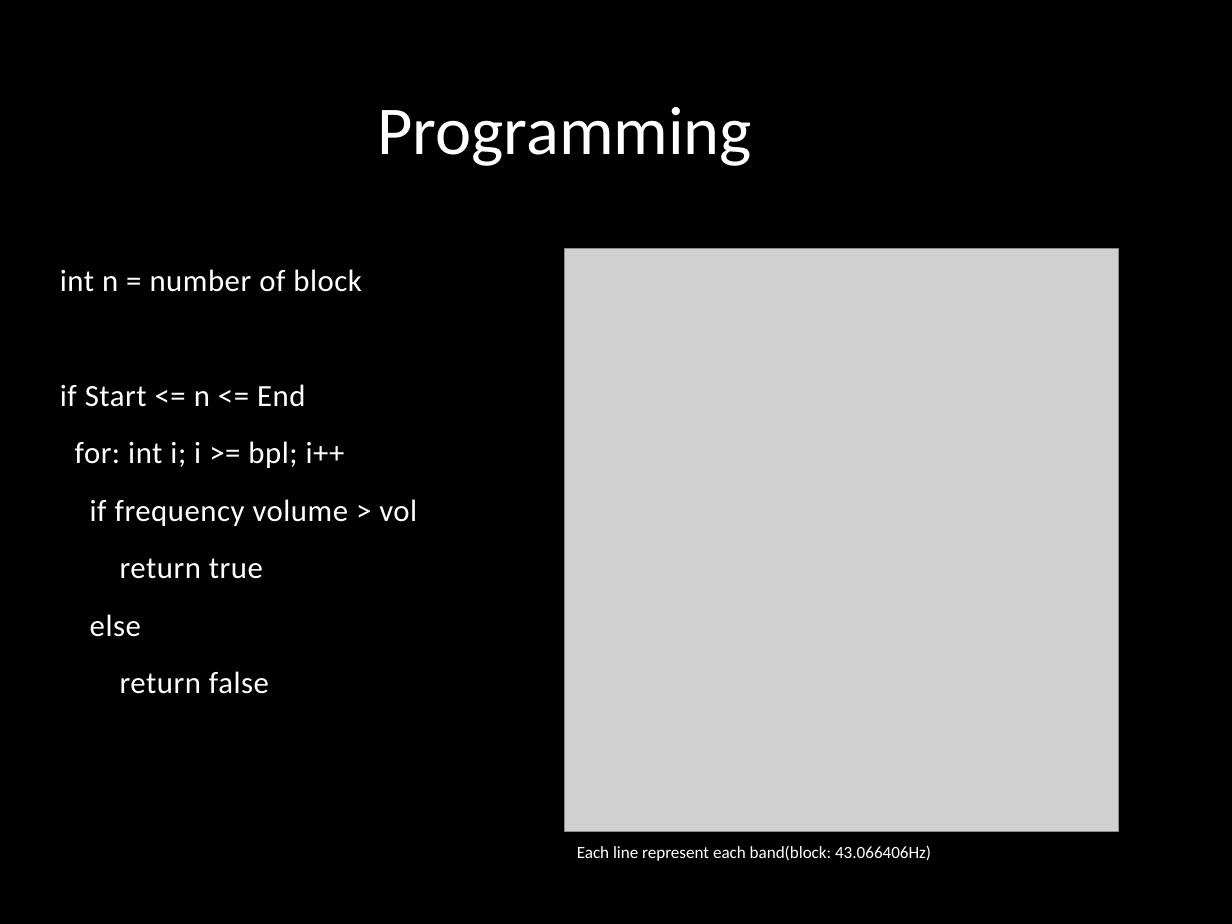
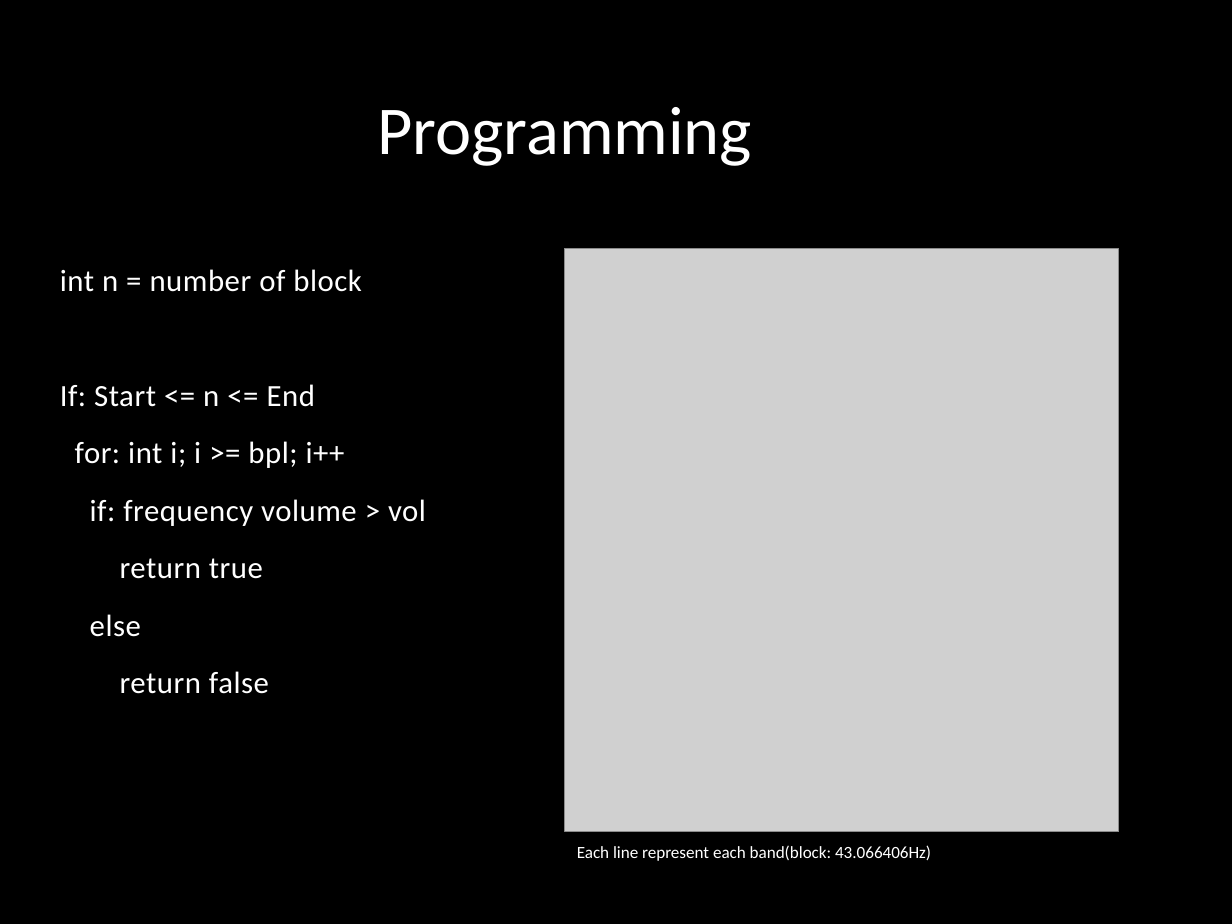
Before and after one commit to jjliang/5x5x5LEDCubeArduino, a slide deck: slide 18 of 5x5x5 LED Cube.pptx. Drawn at 1232x924 pixels with LibreOffice and Linux fonts; fonts in the diff are those of the drawing; grey boxes stand for pictures; background and template pictures are left out. Boxes give left, top, right and bottom in pixels: in the first picture for what was removed or moved away, otherwise in the second. Text is boxed around its words. In the diff, an @@ line names an element or a change of style, - is before the commit and + after.

```diff
--- a/5x5x5 LED Cube.pptx
+++ b/5x5x5 LED Cube.pptx
@@ text at (60, 384, 315, 407): text changed @@
-if Start <= n <= End
+If: Start <= n <= End
@@ text at (90, 499, 426, 526): text changed @@
-if frequency volume > vol
+if: frequency volume > vol
```
Also in this commit, not shown: 1 other slide changed.
